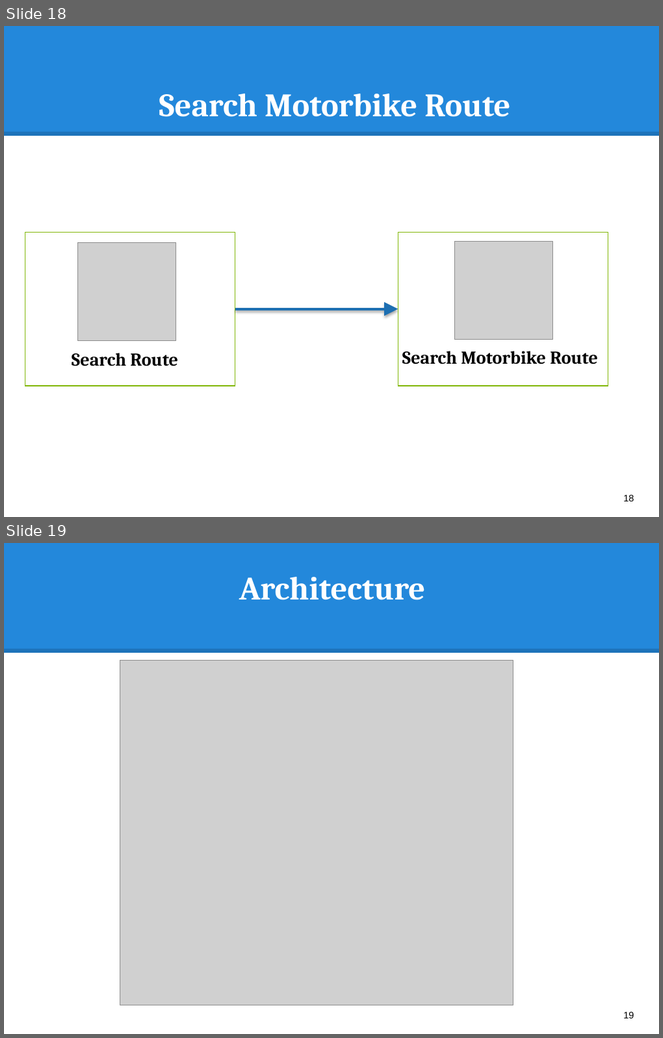
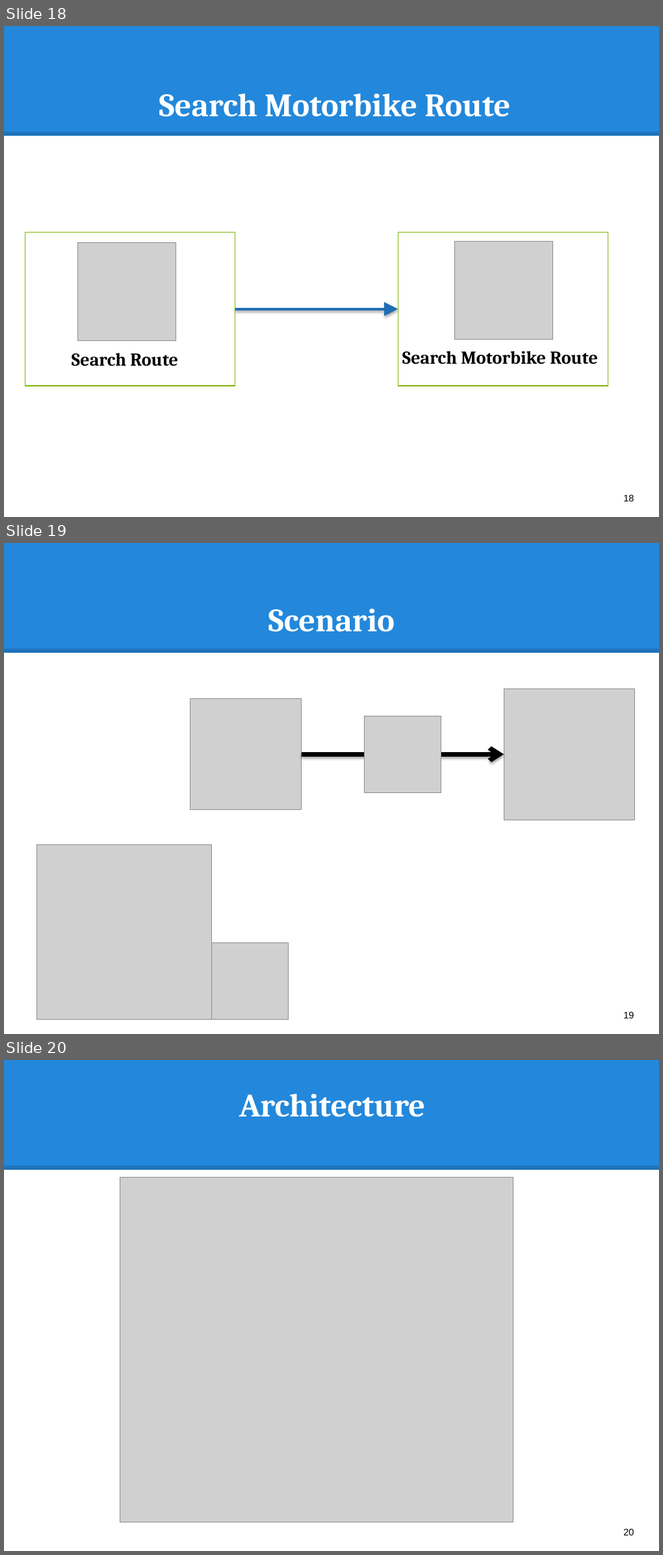
Before and after one commit to hqt/street-router, a slide deck: Document/presentation/present_ngoan.pptx. Shown one above the other, each under a label of ours: slides 18 and 19 before the commit, slides 18, 19 and 20 after it. The pictures are 663x1038 and 663x1555 pixels, drawn with LibreOffice and Linux fonts; fonts in the diff are those of the drawing; grey boxes stand for pictures. Boxes give left, top, right and bottom in pixels: in the first picture for what was removed or moved away, otherwise in the second. Text is boxed around its words. In the diff, an @@ line names an element or a change of style, - is before the commit and + after.

```diff
--- a/Document/presentation/present_ngoan.pptx
+++ b/Document/presentation/present_ngoan.pptx
@@ slide 19 added at bbox=[4, 543, 659, 1034], background #FFFFFF; not listed: 2 template elements that a slide beside it also shows @@
@@ title added at bbox=[269, 609, 395, 632], 36 pt, text #FFFFFF, bold @@
+Scenario
@@ group added at bbox=[190, 689, 635, 820]: 3 pictures, 1 arrow @@
@@ picture added at bbox=[36, 845, 212, 1020] @@
@@ picture added at bbox=[212, 943, 288, 1020] @@
@@ page number added at bbox=[623, 1012, 634, 1019], 10.5 pt, text #000000 @@
+19
@@ what was slide 19 is now slide 20 @@
@@ page number at bbox=[623, 1529, 634, 1536]: text changed @@
-19
+20
```
